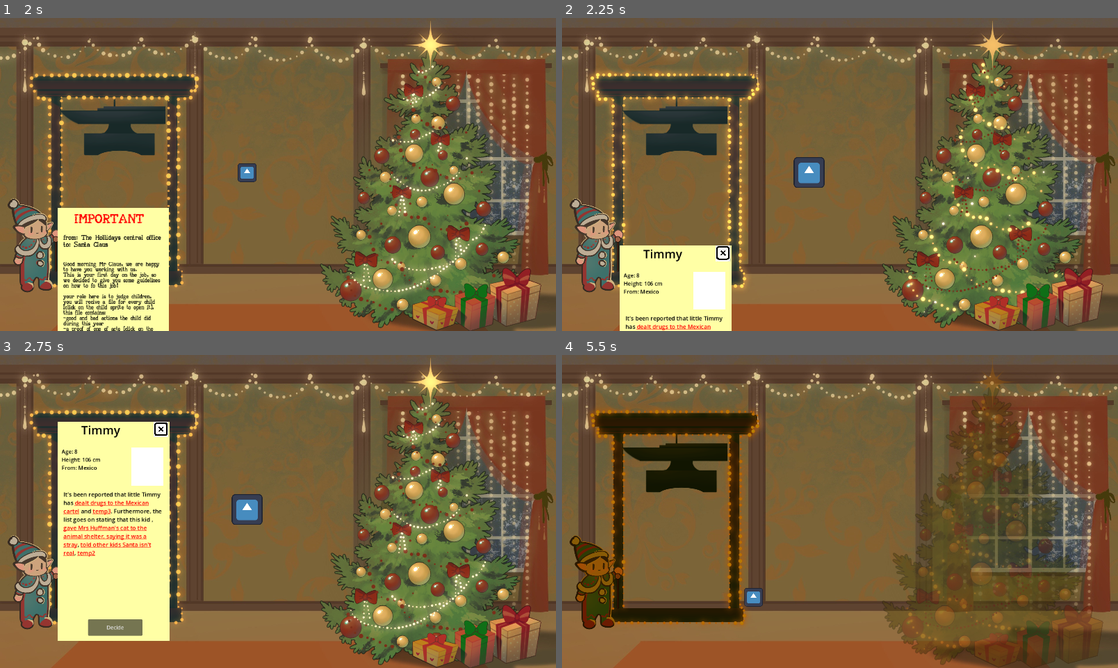
Above: before the commit, frames 1-4 (two rows, left to right).
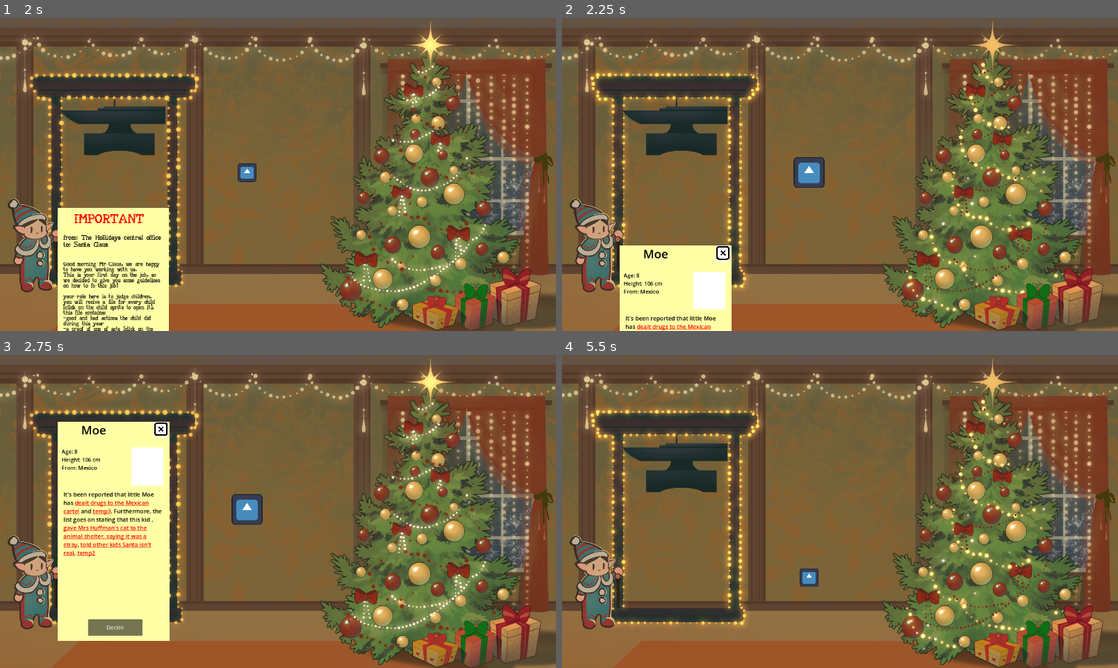
Above: after the commit, the same moments.

Repository: Zapzoop/chritmasgamejam
Game: Godot game, scene res://main_menu/mainmenu.tscn
The game is run twice, just before and just after one commit, with the same random seed, the same clock (stepped at 60 frames per second) and the same inputs. The engine's default icon, where the game draws it, is replaced by a stand-in: a white triangle on a blue panel in a dark square. Sound files missing from this copy of the repository are replaced by a short silence.
Inputs (mouse positions are in pixels of both pictures, inside the frame that each line leads up to):
- Up to frame 1 (2 s): click "Start" at 0.5 s; click "Let's Play" at 1.25 s
- Up to frame 2 (2.25 s): move the mouse to (806, 171) at 2.02 s; press the mouse at (806, 171) at 2.03 s
- Up to frame 3 (2.75 s): no input
- Up to frame 4 (5.5 s): release the mouse at (806, 508) at 2.75 s; click "Decide" at 2.75 s; move the mouse to (806, 508) at 3.52 s; click (806, 508) at 3.6 s; move the mouse to (895, 442) at 4.27 s; press the mouse at (895, 442) at 4.28 s; tap Enter at 5 s; move the mouse to (812, 574) at 5.02 s; release the mouse at (812, 574) at 5.03 s; click (812, 574) at 5.1 s

Frame 1 is identical in both runs. In frame 2, 0.1% of the frame differs, in the area x 14-29%, y 73-98%; in frame 3, 0.1%; in frame 4, 26%, in the area x 1-98%, y 0-100%.

Commit message:
sfx
msising the main menu

Diff:
--- a/character/child/child.gd
+++ b/character/child/child.gd
@@ -16,6 +16,7 @@
 
 @onready var report = $ReportFile
 @onready var anim = $ReportFile/Animation
+@onready var sfx = $/root/Level/sounds
 
 func _ready():
 	report.parent = self
@@ -24,36 +25,47 @@
 func _process(_delta):
 	if Input.is_action_just_pressed("click") and !verdictdone and can_show:
 		anim.play("open")
+		sfx.santa_file()
+		sfx.paper("")
 		report.visible = true
 	if can_drag:
 		if Input.is_action_just_pressed("click"):
 			initialPos = global_position
 			offset = get_global_mouse_position() - global_position
+			sfx.pick_up()
 		if Input.is_action_pressed("click"):
 			global_position = get_global_mouse_position() - offset
 		elif Input.is_action_just_released("click"):
 			var tween = get_tree().create_tween()
 			if is_inside_dropable:
+				sfx.laugh_judge()
 				tween.tween_property(self,"global_position",body_ref.position,0.2).set_ease(Tween.EASE_OUT)
 				if self.is_in_group("anvil"):
 					if (self.global_position.x < $/root/Level/center.global_position.x):
 						Global.emit_signal("playkillanvil")
+						sfx.childDeath("anvill")
 						self.free()
 						print("right")
 						Global.score += 5
 						Global.emit_signal("moveforward")
 					else:
 						Global.emit_signal("gameover")
+						sfx.lost()
 				else:
 					if ((self.child_score > 0) and (self.global_position.x > $/root/Level/center.global_position.x)) or ((self.child_score < 0) and (self.global_position.x < $/root/Level/center.global_position.x)):
 						if self.global_position.x < $/root/Level/center.global_position.x:
 							Global.emit_signal("playkillchild")
+							sfx.childDeath("kid")
+						if self.global_position.x > $/root/Level/center.global_position.x:
+							Global.emit_signal("playkillchild")
+							sfx.present()
 						self.free()
 						print("right")
 						Global.score += 5
 						Global.emit_signal("moveforward")
 					else:
 						Global.emit_signal("gameover")
+						sfx.lost()
 			else:
 				tween.tween_property(self,"global_position",initialPos,0.2).set_ease(Tween.EASE_OUT)
 
--- a/character/child/child.tscn
+++ b/character/child/child.tscn
@@ -161,16 +161,15 @@
 texture = ExtResource("2_1ohv5")
 
 [node name="ReportFile" parent="." instance=ExtResource("3_merfe")]
-visible = false
 anchor_left = 0.104167
 anchor_top = 0.138889
-anchor_right = 0.308334
-anchor_bottom = 0.838889
+anchor_right = 0.812
+anchor_bottom = 1.728
 offset_left = 0.0
 offset_top = 574.0
-offset_right = 100.8
-offset_bottom = 768.4
-metadata/local = SubResource("GDScript_rydv6")
+offset_right = 64.5759
+offset_bottom = 192.256
+metadata/local = SubResource("GDScript_pe3yp")
 
 [connection signal="mouse_entered" from="." to="." method="_on_mouse_entered"]
 [connection signal="mouse_exited" from="." to="." method="_on_mouse_exited"]
--- a/character/child/child_file.tscn
+++ b/character/child/child_file.tscn
@@ -42,12 +42,12 @@
 [node name="ReportFile" type="Control"]
 top_level = true
 layout_mode = 3
-anchor_right = 0.291667
-anchor_bottom = 1.0
+anchor_right = 0.736
+anchor_bottom = 1.79
 offset_left = 120.0
-offset_top = 664.0
-offset_right = 120.0
-offset_bottom = 663.999
+offset_top = 90.0
+offset_right = 118.128
+offset_bottom = -421.92
 grow_vertical = 2
 scale = Vector2(0.7, 0.7)
 script = ExtResource("1_fjgta")
--- a/generator/generator.gd
+++ b/generator/generator.gd
@@ -13,6 +13,8 @@
 
 var Name = names.pick_random().pick_random()
 var surname = surnames.pick_random()
+
+@onready var sfx = $/root/Level/sounds
 
 #Store as sentence:value
 var bad_habits = {
@@ -67,8 +69,18 @@
 	"was just awful for people's imaginations",
 	"brought down Christmas",
 	"removed happiness",
-	"created several teams to squabble"]
-var selected_anvil_things = []
+	"created several teams to squabble",
+	"temp1",
+	"temp2",
+	"temp3",
+	"temp4",
+	"temp5",
+	"temp6",
+	"temp7",
+	"temp8",
+	"temp9",
+	"temp10",]
+
 
 var selected_good_habits = {} #All selected good_habits
 var selected_bad_habits = {} #All selected bad_habits
@@ -157,6 +169,7 @@
 	selected_good_habits = {}
 
 func create_anvil():
+	var selected_anvil_things = []
 	for x in range(5):
 		var anv = anvil_things.pick_random()
 		while selected_anvil_things.has(anv):
@@ -186,3 +199,4 @@
 func _on_decide_pressed():
 	$Animation.play("close")
 	parent.verdictdone = true
+	sfx.paper("close")
--- a/global/global.gd
+++ b/global/global.gd
@@ -1,6 +1,7 @@
 extends Node
 
 var score = 0
+var volume = 80
 
 var options = "res://main_menu/option/option.tscn"
 var credits = "res://main_menu/credits/credits.tscn"
--- a/main_menu/mainmenu.gd
+++ b/main_menu/mainmenu.gd
@@ -1,4 +1,6 @@
 extends Control
+
+
 
 func _on_start_pressed():
 	Global.emit_signal("change_scene",self,"level")
--- a/main_menu/mainmenu.tscn
+++ b/main_menu/mainmenu.tscn
@@ -1,6 +1,7 @@
-[gd_scene load_steps=2 format=3 uid="uid://bbmf1tywq1u2v"]
+[gd_scene load_steps=3 format=3 uid="uid://bbmf1tywq1u2v"]
 
 [ext_resource type="Script" path="res://main_menu/mainmenu.gd" id="1_fpnir"]
+[ext_resource type="Script" path="res://main_menu/sfx.gd" id="2_5oomp"]
 
 [node name="Mainmenu" type="Control"]
 layout_mode = 3
@@ -43,6 +44,9 @@
 theme_override_font_sizes/font_size = 30
 text = "Exit"
 
+[node name="sfx" type="AudioStreamPlayer2D" parent="."]
+script = ExtResource("2_5oomp")
+
 [connection signal="pressed" from="VBoxContainer/start" to="." method="_on_start_pressed"]
 [connection signal="pressed" from="VBoxContainer/option" to="." method="_on_option_pressed"]
 [connection signal="pressed" from="VBoxContainer/credits" to="." method="_on_credits_pressed"]
--- /dev/null
+++ b/main_menu/sfx.gd
@@ -0,0 +1,11 @@
+extends AudioStreamPlayer2D
+
+
+# Called when the node enters the scene tree for the first time.
+func _ready():
+	pass # Replace with function body.
+
+
+# Called every frame. 'delta' is the elapsed time since the previous frame.
+func _process(delta):
+	pass
--- a/mainlevel/level.tscn
+++ b/mainlevel/level.tscn
@@ -17,6 +17,11 @@
 [ext_resource type="Texture2D" uid="uid://lwpwlyahdvd3" path="res://assets/graphics/anvill/anvilKILL7.png" id="13_8as4i"]
 [ext_resource type="Texture2D" uid="uid://bjx1gto5cbqx6" path="res://assets/graphics/anvill/anvilKILL8.png" id="14_d3we6"]
 [ext_resource type="Texture2D" uid="uid://cj854hll8jpbe" path="res://assets/graphics/anvill/anvilKILL9.png" id="15_hanh1"]
+[ext_resource type="AudioStream" uid="uid://dqeqqjil2gxu" path="res://assets/sound/main theme.mp3" id="18_te7bk"]
+[ext_resource type="Script" path="res://mainlevel/sounds.gd" id="18_vxfo8"]
+[ext_resource type="AudioStream" uid="uid://c6lmaewdcb0x8" path="res://assets/sound/LoseTransition.wav" id="20_yti2b"]
+[ext_resource type="AudioStream" uid="uid://c5pek2lvf7fuq" path="res://assets/sound/MetalImpact(Special).wav" id="21_bbty6"]
+[ext_resource type="AudioStream" uid="uid://bbqmhlo1qughe" path="res://assets/sound/AmbienceLoop.wav" id="22_87cgb"]
 
 [sub_resource type="RectangleShape2D" id="RectangleShape2D_41rdw"]
 size = Vector2(429, 616)
@@ -36,7 +41,7 @@
 }]
 
 [sub_resource type="RectangleShape2D" id="RectangleShape2D_2upqx"]
-size = Vector2(344, 432)
+size = Vector2(488, 432)
 
 [sub_resource type="SpriteFrames" id="SpriteFrames_im6h1"]
 animations = [{
@@ -86,7 +91,7 @@
 
 [sub_resource type="Animation" id="Animation_pyjji"]
 resource_name = "death"
-length = 2.0
+length = 3.0
 tracks/0/type = "value"
 tracks/0/imported = false
 tracks/0/enabled = true
@@ -153,8 +158,7 @@
 position = Vector2(216, 264)
 
 [node name="CollisionShape2D" type="CollisionShape2D" parent="gullotine"]
-visible = false
-position = Vector2(20, 72)
+position = Vector2(28, 72)
 shape = SubResource("RectangleShape2D_2upqx")
 
 [node name="anvill" type="AnimatedSprite2D" parent="gullotine"]
@@ -163,7 +167,8 @@
 sprite_frames = SubResource("SpriteFrames_im6h1")
 animation = &"kill"
 autoplay = "idle"
-frame_progress = 0.994008
+frame = 8
+frame_progress = 1.0
 
 [node name="center" type="Node2D" parent="."]
 position = Vector2(608, 296)
@@ -188,4 +193,57 @@
 "": SubResource("AnimationLibrary_kod8k")
 }
 
+[node name="sounds" type="Node" parent="."]
+script = ExtResource("18_vxfo8")
+
+[node name="theme" type="AudioStreamPlayer" parent="sounds"]
+stream = ExtResource("18_te7bk")
+volume_db = -80.0
+autoplay = true
+
+[node name="child_death" type="AudioStreamPlayer" parent="sounds"]
+
+[node name="child_pick_up" type="AudioStreamPlayer2D" parent="sounds"]
+
+[node name="child_squashed" type="AudioStreamPlayer" parent="sounds"]
+
+[node name="Timer" type="Timer" parent="sounds/child_squashed"]
+wait_time = 0.4
+
+[node name="click" type="AudioStreamPlayer" parent="sounds"]
+
+[node name="drawing_show" type="AudioStreamPlayer" parent="sounds"]
+
+[node name="laught_judgement" type="AudioStreamPlayer" parent="sounds"]
+
+[node name="lost" type="AudioStreamPlayer" parent="sounds"]
+stream = ExtResource("20_yti2b")
+
+[node name="metal" type="AudioStreamPlayer" parent="sounds"]
+
+[node name="metal2" type="AudioStreamPlayer" parent="sounds"]
+stream = ExtResource("21_bbty6")
+
+[node name="paper" type="AudioStreamPlayer" parent="sounds"]
+
+[node name="Timer2" type="Timer" parent="sounds/paper"]
+wait_time = 1.5
+
+[node name="presents" type="AudioStreamPlayer" parent="sounds"]
+
+[node name="squish" type="AudioStreamPlayer" parent="sounds"]
+
+[node name="santa_file" type="AudioStreamPlayer" parent="sounds"]
+
+[node name="santa_drawing" type="AudioStreamPlayer2D" parent="sounds"]
+
+[node name="ambience" type="AudioStreamPlayer2D" parent="sounds"]
+stream = ExtResource("22_87cgb")
+volume_db = 5.0
+autoplay = true
+
 [connection signal="animation_finished" from="YoureFired/AnimationPlayer" to="." method="_on_an_animation_finished"]
+[connection signal="finished" from="sounds/theme" to="sounds" method="_on_theme_finished"]
+[connection signal="timeout" from="sounds/child_squashed/Timer" to="sounds" method="_on_timer_timeout"]
+[connection signal="timeout" from="sounds/paper/Timer2" to="sounds" method="_on_timer_2_timeout"]
+[connection signal="finished" from="sounds/ambience" to="sounds" method="_on_ambience_finished"]
--- /dev/null
+++ b/mainlevel/sounds.gd
@@ -0,0 +1,170 @@
+extends Node
+
+var killing
+
+var child_before_death = [preload("res://assets/sound/ChildBeforeDeath1.wav"),
+	preload("res://assets/sound/ChildBeforeDeath2.wav"),
+	preload("res://assets/sound/ChildBeforeDeath3.wav"),
+	preload("res://assets/sound/ChildBeforeDeath4.wav"),
+	preload("res://assets/sound/ChildBeforeDeath5.wav")]
+
+var child_pick_up = [preload("res://assets/sound/ChildPickup1.wav"),
+	preload("res://assets/sound/ChildPickup2.wav"),
+	preload("res://assets/sound/ChildPickup3.wav"),
+	preload("res://assets/sound/ChildPickup4.wav"),
+	preload("res://assets/sound/ChildPickup5.wav"),
+	preload("res://assets/sound/ChildPickup6.wav")]
+
+var child_quash = [preload("res://assets/sound/ChildSquashed1.wav"),
+	preload("res://assets/sound/ChildSquashed2.wav"),
+	preload("res://assets/sound/ChildSquashed3.wav")]
+
+var click = [preload("res://assets/sound/Click(release).wav"),
+	preload("res://assets/sound/Click(release).wav")]
+
+var drawings_show = [preload("res://assets/sound/DrawingShow1.wav"),
+	preload("res://assets/sound/DrawingShow2.wav"),
+	preload("res://assets/sound/DrawingShow3.wav"),]
+
+var laught_after_judge = [preload("res://assets/sound/LaughAfterJudgement1.wav"),
+	preload("res://assets/sound/LaughAfterJudgement2.wav"),
+	preload("res://assets/sound/LaughAfterJudgement3.wav"),]
+
+var metals = [preload("res://assets/sound/MetalImpact1.wav"),
+	preload("res://assets/sound/MetalImpact2.wav"),
+	preload("res://assets/sound/MetalImpact3.wav"),
+	preload("res://assets/sound/MetalImpact4.wav"),
+
+	]
+
+var paper_hides = [preload("res://assets/sound/PaperHide1.wav"),
+	preload("res://assets/sound/PaperHide2.wav"),
+	preload("res://assets/sound/PaperHide3.wav"),
+	preload("res://assets/sound/PaperHide4.wav"),
+	]
+
+var paper_shows = [preload("res://assets/sound/PaperShow1.wav"),
+	preload("res://assets/sound/PaperShow2.wav"),
+	preload("res://assets/sound/PaperShow3.wav"),
+	preload("res://assets/sound/PaperShow4.wav"),]
+
+var presents = [preload("res://assets/sound/PileofPresents1.wav"),
+	preload("res://assets/sound/PileofPresents2.wav"),
+	preload("res://assets/sound/PileofPresents3.wav"),
+	]
+
+var santa_files = [preload("res://assets/sound/SantaOpeningFile1.wav"),
+	preload("res://assets/sound/SantaOpeningFile2.wav"),
+	preload("res://assets/sound/SantaOpeningFile3.wav"),
+	preload("res://assets/sound/SantaOpeningFile4.wav"),]
+
+var santa_drawings = [preload("res://assets/sound/SantaWhenLookingAtDrawing2.wav"),
+	preload("res://assets/sound/SantaWhenLookingAtDrawing1.wav"),
+	preload("res://assets/sound/SantaWhenLookingAtDrawing3.wav"),
+	]
+
+# Called when the node enters the scene tree for the first time.
+func _ready():
+	pass
+
+
+# Called every frame. 'delta' is the elapsed time since the previous frame.
+func _process(delta):
+	#$theme.volume_db = Global.volume - 80
+	if Input.is_action_just_pressed("click"):
+		$click.stream = click[0]
+		$click.play()
+	if Input.is_action_just_released("click"):
+		$click.stream = click[1]
+		$click.play()
+
+func _on_theme_finished():
+	$theme.play()
+
+
+
+func childDeath(what):
+	killing = what
+	$child_death.stream = child_before_death.pick_random()
+	$child_death.play()
+	squash()
+
+
+
+func pick_up():
+	$child_pick_up.stream = child_pick_up.pick_random()
+	$child_pick_up.play()
+
+
+#child squashing
+func squash():
+	$child_squashed/Timer.start()
+	#$/root/Level/gullotine/anvill.play("kill")
+func _on_timer_timeout():
+	$child_squashed/Timer.stop()
+	$child_squashed.stream = child_quash.pick_random()
+	$child_squashed.play()
+	squish()
+	if killing == "anvill":
+		metal_special()
+	else:
+		metal()
+
+
+#TO DO!!!!
+func drawing_show():
+	$drawing_show.stream = drawings_show.pick_random()
+	$drawing_show.play()
+
+
+func laugh_judge():
+	$laught_judgement.stream = laught_after_judge.pick_random()
+	$laught_judgement.play()
+
+
+func lost():
+	$lost.play()
+
+
+func metal():
+	$metal.stream = metals.pick_random()
+	$metal.play()
+
+
+func metal_special():
+	$metal2.play()
+
+
+func paper(what):
+	if what == "hide":
+		$paper.stream = paper_hides.pick_random()
+		$paper.play()
+	else:
+		$paper.stream = paper_hides.pick_random()
+		$paper.play()
+		$paper/Timer2.start()
+
+func present():
+	$presents.stream = presents.pick_random()
+	$presents.play()
+
+func squish():
+	$squish.stream = presents.pick_random()
+	$squish.play()
+
+func santa_file():
+	$santa_file.stream = santa_files.pick_random()
+	$santa_file.play()
+
+
+func _on_timer_2_timeout():
+	santa_file()
+	$paper/Timer2.stop()
+
+
+
+func santa_drawing():
+	pass
+
+func _on_ambience_finished():
+	$ambience.play()
--- a/project.godot
+++ b/project.godot
@@ -18,7 +18,6 @@
 [autoload]
 
 Global="*res://global/global.gd"
-base="*res://assets/sound/base.tscn"
 
 [display]
 
--- a/tutorial.gd
+++ b/tutorial.gd
@@ -1,4 +1,9 @@
 extends Control
+
+@onready var sfx = $/root/Level/sounds
+
+func _ready():
+	sfx.paper("")
 
 func _on_nice_pressed():
 	$anim.play("close")
@@ -6,3 +11,4 @@
 func _on_anim_animation_finished(anim_name):
 	if anim_name == "close":
 		get_parent().remove_child(self)
+	sfx.paper("hide")
Not shown, added: assets/sound/SantaOpeningFile1.wav.import
Not shown, added: assets/sound/SantaOpeningFile2.wav.import
Not shown, added: assets/sound/SantaOpeningFile3.wav.import
Not shown, added: assets/sound/SantaOpeningFile4.wav.import
Not shown, added: assets/sound/SantaWhenLookingAtDrawing1.wav.import
Not shown, added: assets/sound/SantaWhenLookingAtDrawing2.wav.import
Not shown, added: assets/sound/SantaWhenLookingAtDrawing3.wav.import
Not shown, added: assets/sound/main theme.mp3.import
Not shown: 1 places in character/child/child.tscn that only renumber resources
Not shown: 1 places in mainlevel/level.tscn that only renumber resources
Not shown, added: assets/sound/SantaOpeningFile1.wav
Not shown, added: assets/sound/SantaOpeningFile2.wav
(and 6 more such lines)
